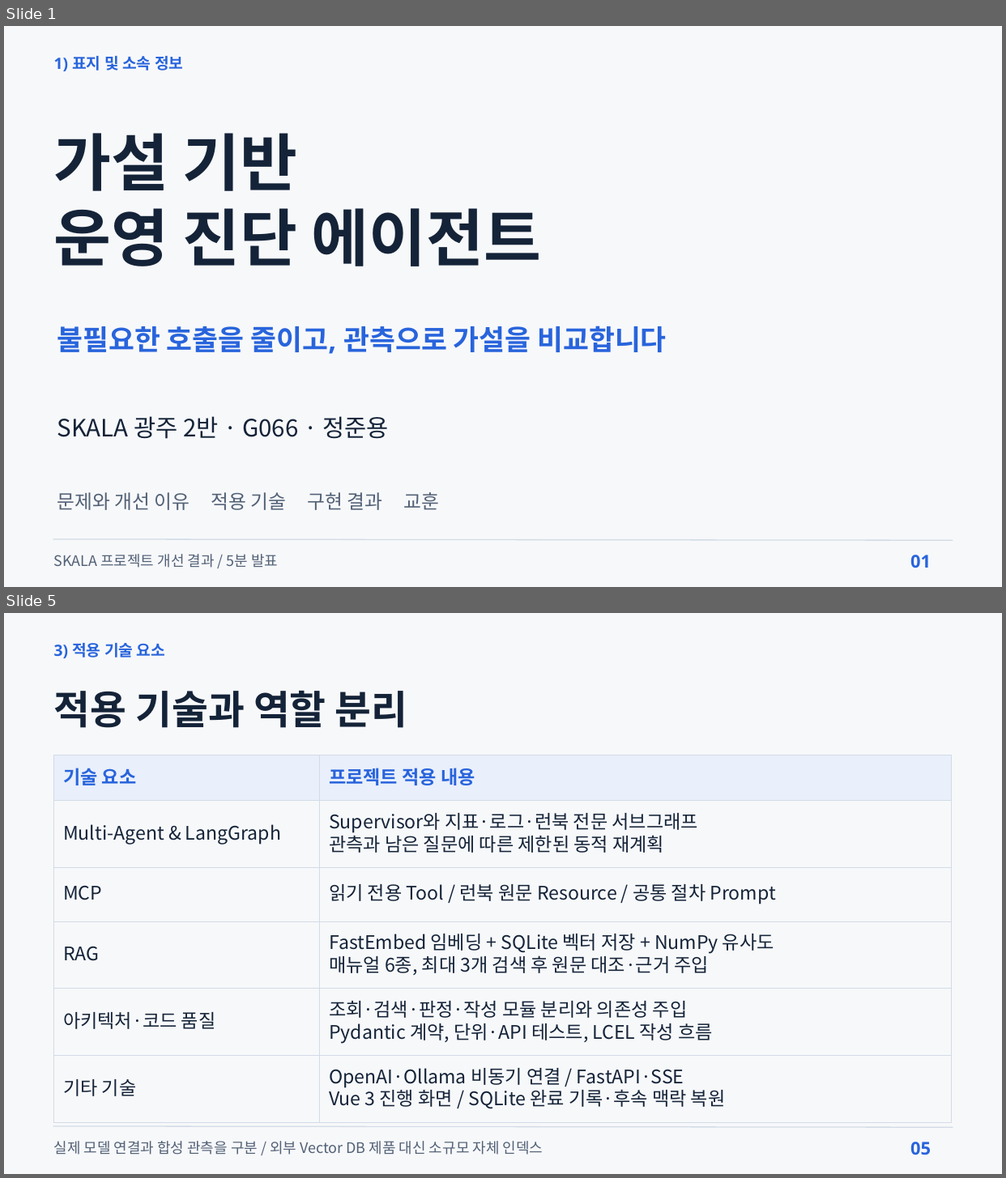
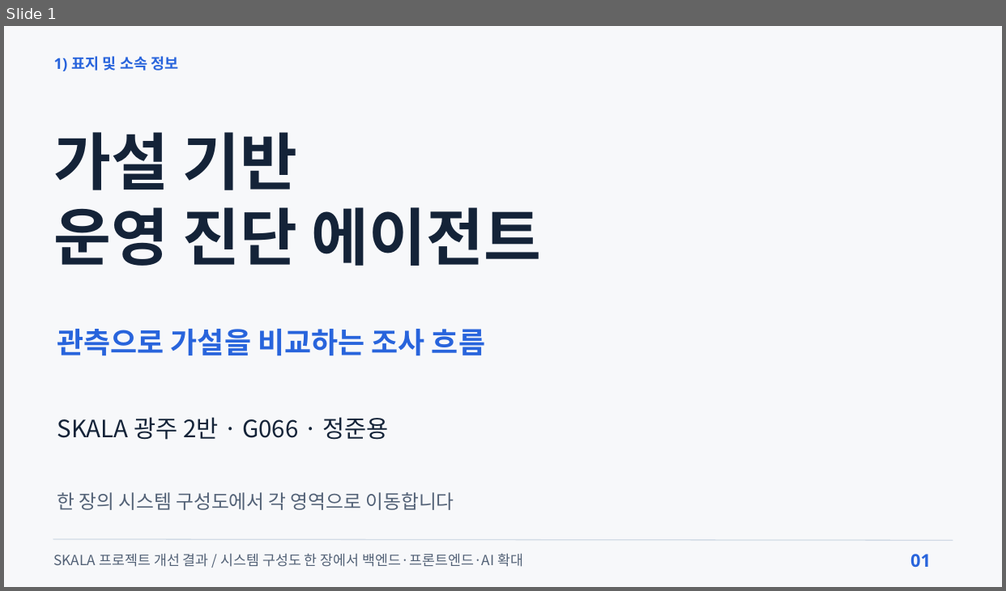
Before and after one commit to beshurl/skala-ai-mini-project, a slide deck: doc/presentation/운영진단_에이전트_5분발표.pptx. Shown one above the other, each under a label of ours: slides 1 and 5 before the commit, slide 1 after it; the slides between them are not shown. The pictures are 1006x1178 and 1006x591 pixels, drawn with LibreOffice and Linux fonts; fonts in the diff are those of the drawing. Boxes give left, top, right and bottom in pixels: in the first picture for what was removed or moved away, otherwise in the second. Text is boxed around its words. In the diff, an @@ line names an element or a change of style, - is before the commit and + after.

```diff
--- a/doc/presentation/운영진단_에이전트_5분발표.pptx
+++ b/doc/presentation/운영진단_에이전트_5분발표.pptx
@@ slide 5 removed at (4,613,1002,1174), background #F7F8FA @@
@@ text removed at (54,643,165,658) @@
-3) 적용 기술 요소
@@ text removed at (54,691,408,728) @@
-적용 기술과 역할 분리
@@ table removed at (54,756,952,1122), 6 rows, 2 columns @@
-기술 요소 | 프로젝트 적용 내용
-Multi-Agent & LangGraph | Supervisor와 지표·로그·런북 전문 서브그래프 / 관측과 남은 질문에 따른 제한된 동적 재계획
-MCP | 읽기 전용 Tool / 런북 원문 Resource / 공통 절차 Prompt
-RAG | FastEmbed 임베딩 + SQLite 벡터 저장 + NumPy 유사도 / 매뉴얼 6종, 최대 3개 검색 후 원문 대조·근거 주입
-아키텍처·코드 품질 | 조회·검색·판정·작성 모듈 분리와 의존성 주입 / Pydantic 계약, 단위·API 테스트, LCEL 작성 흐름
-기타 기술 | OpenAI·Ollama 비동기 연결 / FastAPI·SSE / Vue 3 진행 화면 / SQLite 완료 기록·후속 맥락 복원
@@ line removed from (53, 1127) to (953, 1127) @@
@@ text removed at (54,1141,543,1155) @@
-실제 모델 연결과 합성 관측을 구분 / 외부 Vector DB 제품 대신 소규모 자체 인덱스
@@ text removed at (910,1142,931,1155) @@
-05
@@ slide 1 changed as well @@
@@ text "1) 표지 및 소속 정보" at (54,56,178,71): size 22.5 to 21.8 pt; line spacing 27pt to 26.1pt @@
@@ text at (57,329,485,356): text changed; size 40.5 to 42 pt @@
-불필요한 호출을 줄이고, 관측으로 가설을 비교합니다
+관측으로 가설을 비교하는 조사 흐름
@@ text at (57,493,454,510): text changed @@
-문제와 개선 이유 적용 기술 구현 결과 교훈
+한 장의 시스템 구성도에서 각 영역으로 이동합니다
@@ text at (54,553,523,567): text changed; size 21 to 20.2 pt @@
-SKALA 프로젝트 개선 결과 / 5분 발표
+SKALA 프로젝트 개선 결과 / 시스템 구성도 한 장에서 백엔드·프론트엔드·AI 확대
```
Also in this commit, not shown: 4 other slides changed, 4 slides added, 2 other slides removed, 7 other files.
